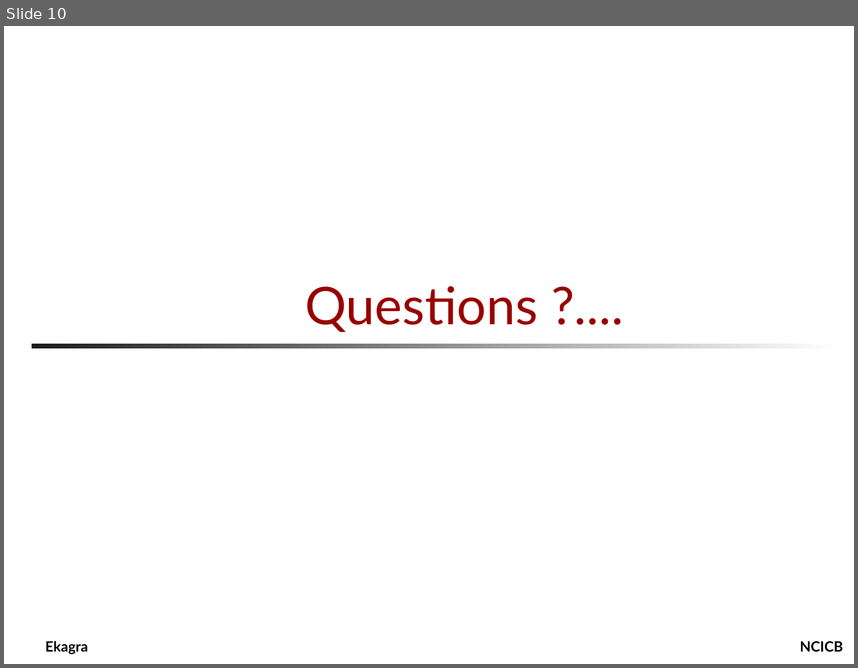
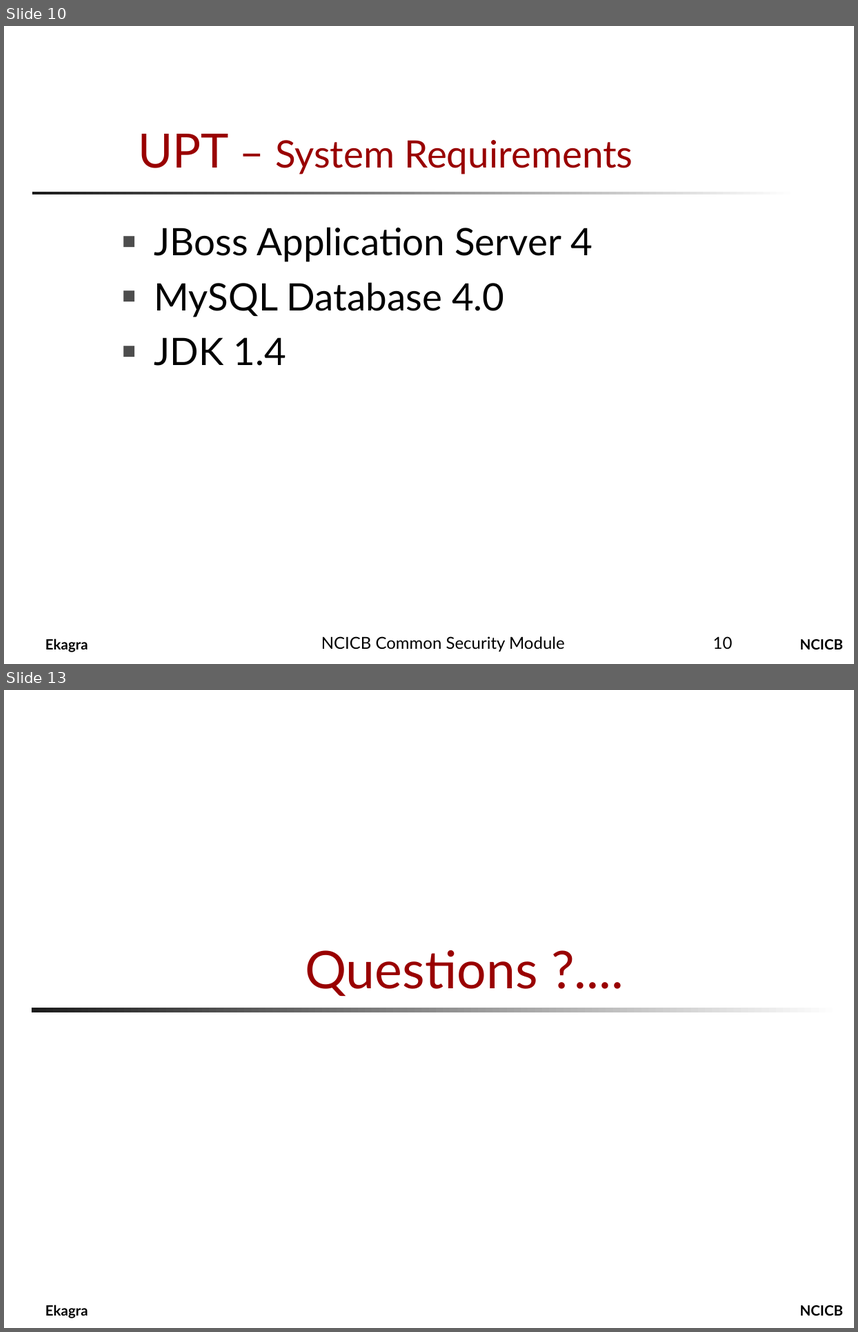
Before and after one commit to CBIIT/common-security-module-docs, a slide deck: Presentations/CSM_Installation_Presentation.ppt. Shown one above the other, each under a label of ours: slide 10 before the commit, slides 10 and 13 after it; the slides between them are not shown. The pictures are 858x668 and 858x1332 pixels, drawn with LibreOffice and Linux fonts; fonts in the diff are those of the drawing; background and template pictures are left out. Boxes give left, top, right and bottom in pixels: in the first picture for what was removed or moved away, otherwise in the second. Text is boxed around its words. In the diff, an @@ line names an element or a change of style, - is before the commit and + after.

```diff
--- a/Presentations/CSM_Installation_Presentation.ppt
+++ b/Presentations/CSM_Installation_Presentation.ppt
@@ slide 10 added at [4,26,854,664], background #FFFFFF @@
@@ title added at [138,134,633,174], 32 pt, text #990000 @@
+UPT – System Requirements
@@ rectangle added at [32,192,797,194], fill gradient #FFFFFF to #1C1C1C @@
@@ text added at [154,227,593,365], 32 pt, text #000000 @@
+■ JBoss Application Server 4
+■ MySQL Database 4.0
+■ JDK 1.4
@@ text added at [45,638,88,652], 12 pt, text #000000, bold @@
+Ekagra
@@ text added at [321,636,565,651], 14 pt, text #000000 @@
+NCICB Common Security Module
@@ page number added at [713,636,733,649], 14 pt, text #000000 @@
+10
@@ text added at [800,639,843,649], 12 pt, text #000000, bold @@
+NCICB
@@ what was slide 10 is now slide 13 @@
```
Also in this commit, not shown: 9 slides changed, 2 other slides added.
